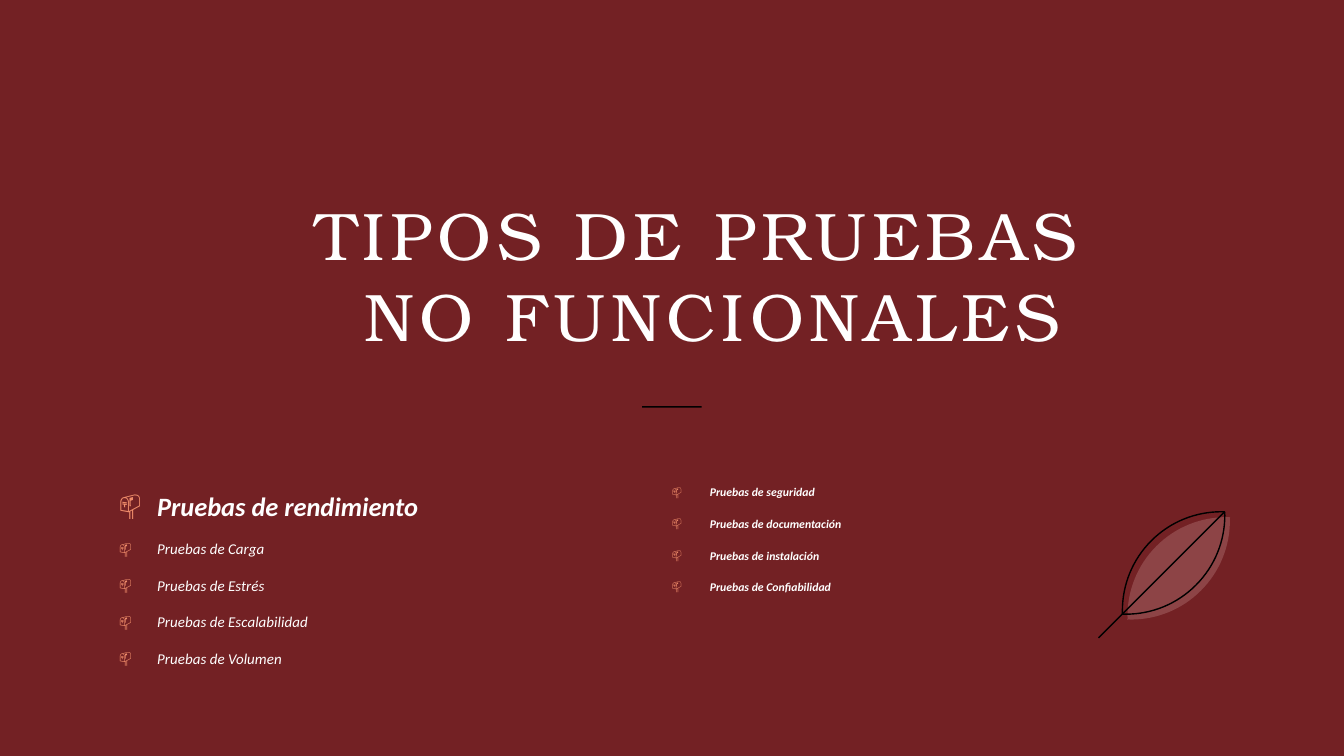
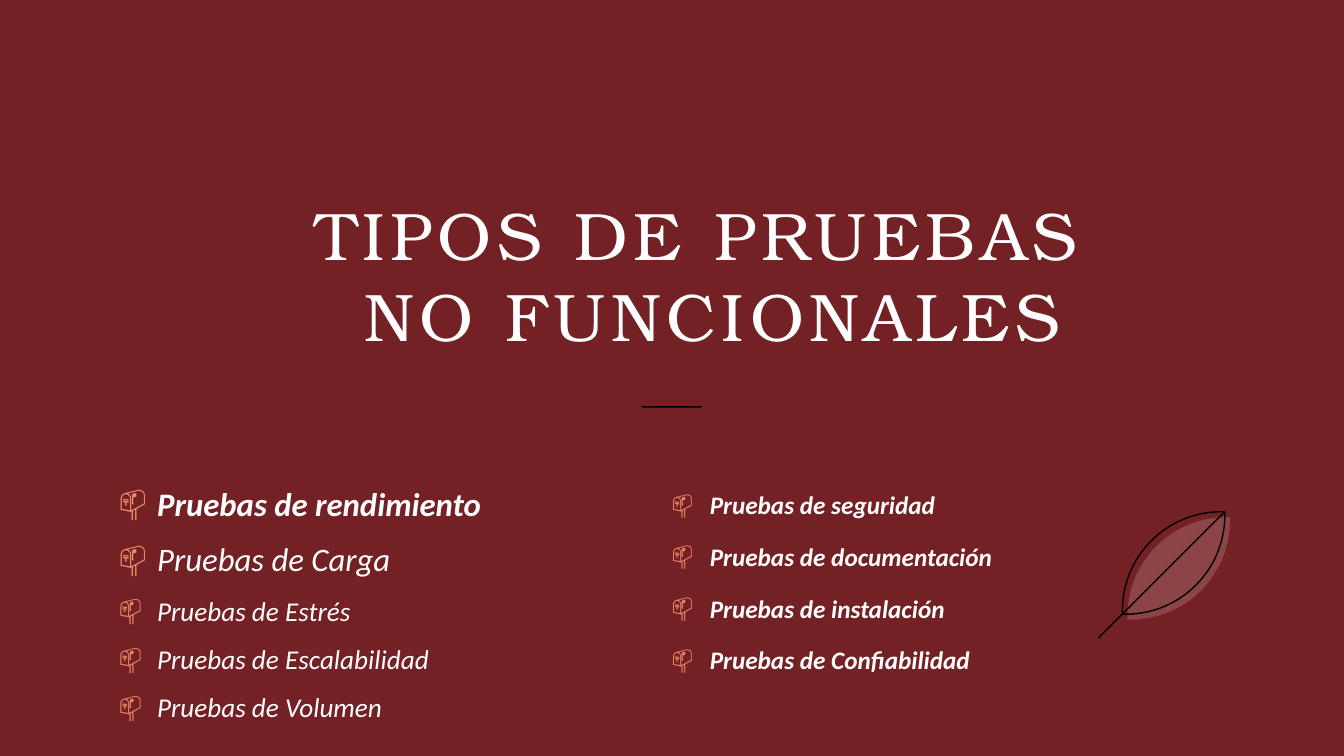
Before and after one commit to DAWEQUIPO5ENTORNOS/ProyectHtml, a slide deck: slide 5 of Sprint 3 - Story2.pptx. Drawn at 1344x756 pixels with LibreOffice and Linux fonts; fonts in the diff are those of the drawing. Boxes give left, top, right and bottom in pixels: in the first picture for what was removed or moved away, otherwise in the second. Text is boxed around its words. In the diff, an @@ line names an element or a change of style, - is before the commit and + after.

```diff
--- a/Sprint 3 - Story2.pptx
+++ b/Sprint 3 - Story2.pptx
@@ text "Pruebas de rendimiento" at box(157, 493, 481, 717): size 18.9 to 23.4 pt in "Pruebas de rendimiento"; size 10.7 to 23.4 pt in "Pruebas de Carga"; size 10.7 to 19.4 pt in "Pruebas de Estrés", "Pruebas de Escalabilidad", "Pruebas de Volumen"; line spacing 1.25 to 1.05 @@
@@ text "Pruebas de seguridad" at box(710, 496, 992, 672): size 8.4 to 18 pt @@
```
Also in this commit, not shown: 1 other slide changed.
